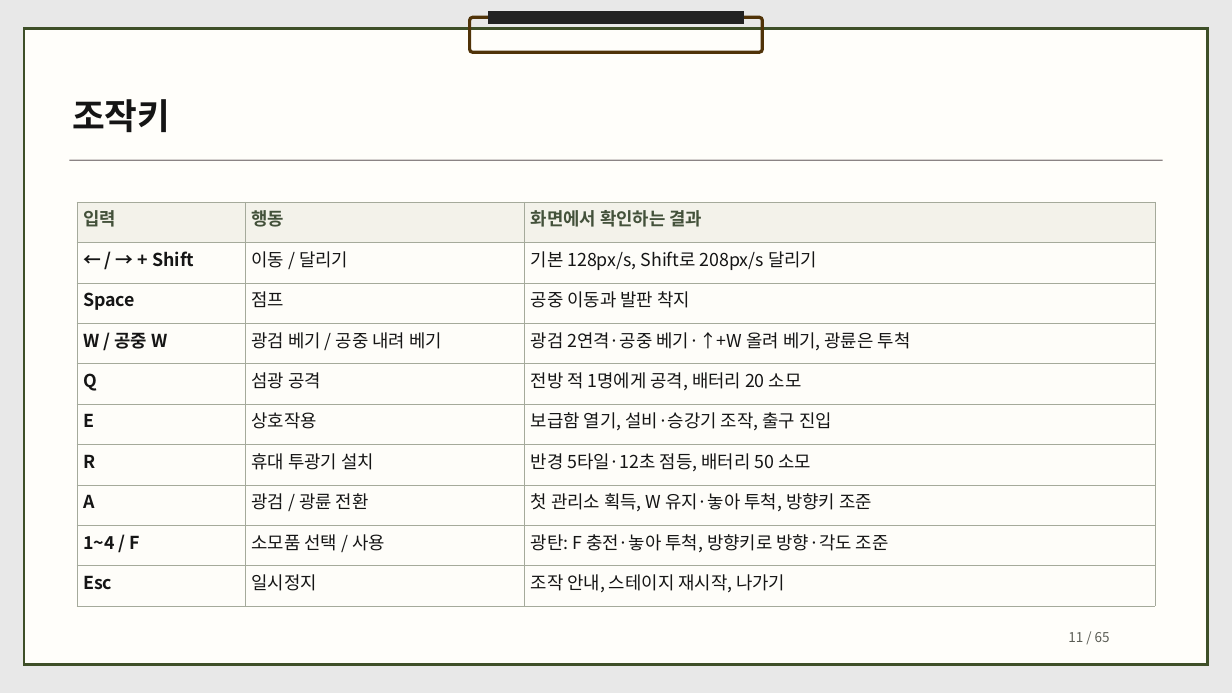
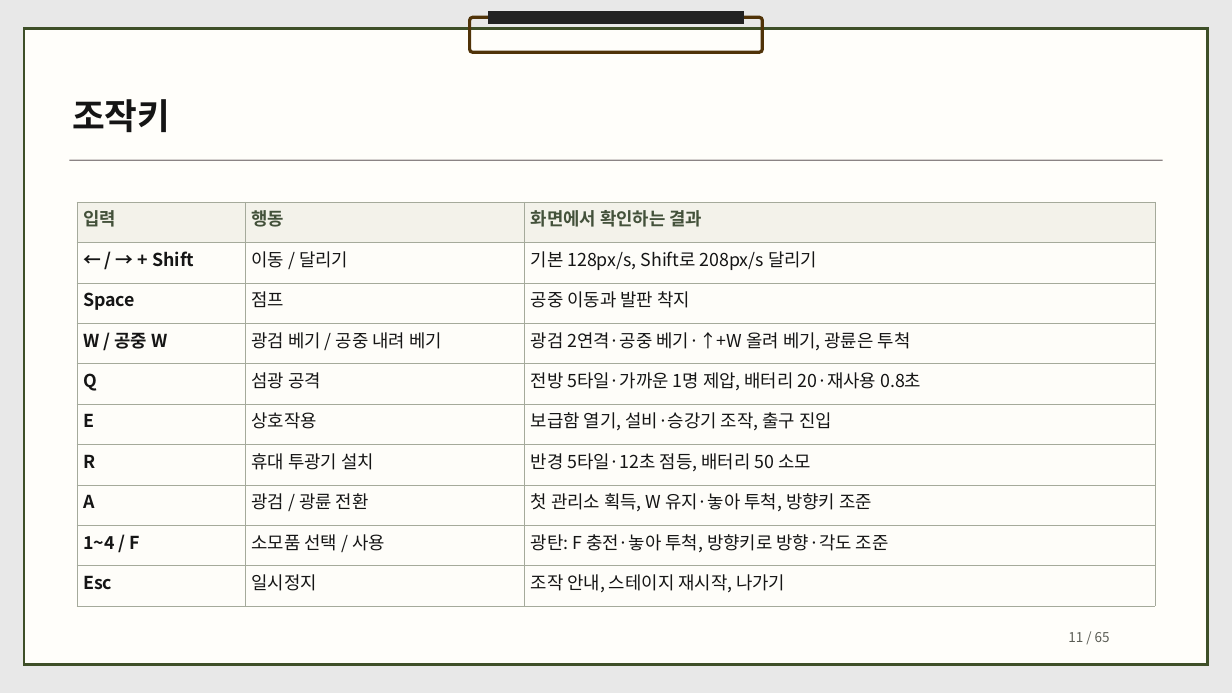
Before and after one commit to dbguswh/2Dgame_project, a slide deck: slide 11 of 2D게임프로그래밍 기획서.pptx. Drawn at 1232x693 pixels with LibreOffice and Linux fonts; fonts in the diff are those of the drawing. Boxes give left, top, right and bottom in pixels: in the first picture for what was removed or moved away, otherwise in the second. Text is boxed around its words. In the diff, an @@ line names an element or a change of style, - is before the commit and + after.

```diff
--- a/2D게임프로그래밍 기획서.pptx
+++ b/2D게임프로그래밍 기획서.pptx
@@ table at <box>77,202,1154,651</box> @@
-row 5, column 3: 전방 적 1명에게 공격, 배터리 20 소모
+row 5, column 3: 전방 5타일·가까운 1명 제압, 배터리 20·재사용 0.8초
```
Also in this commit, not shown: 7 other slides changed, 1 other file.
